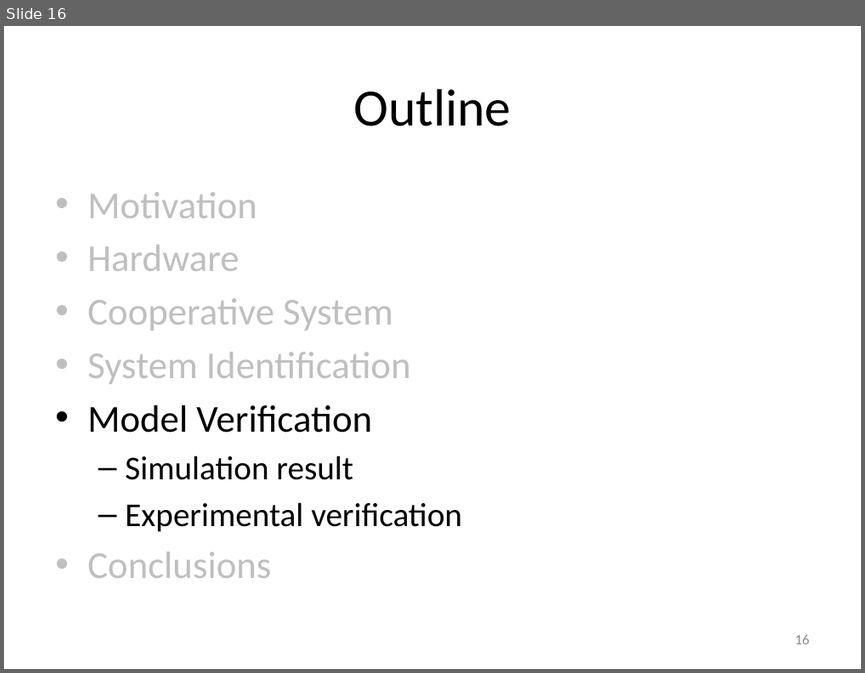
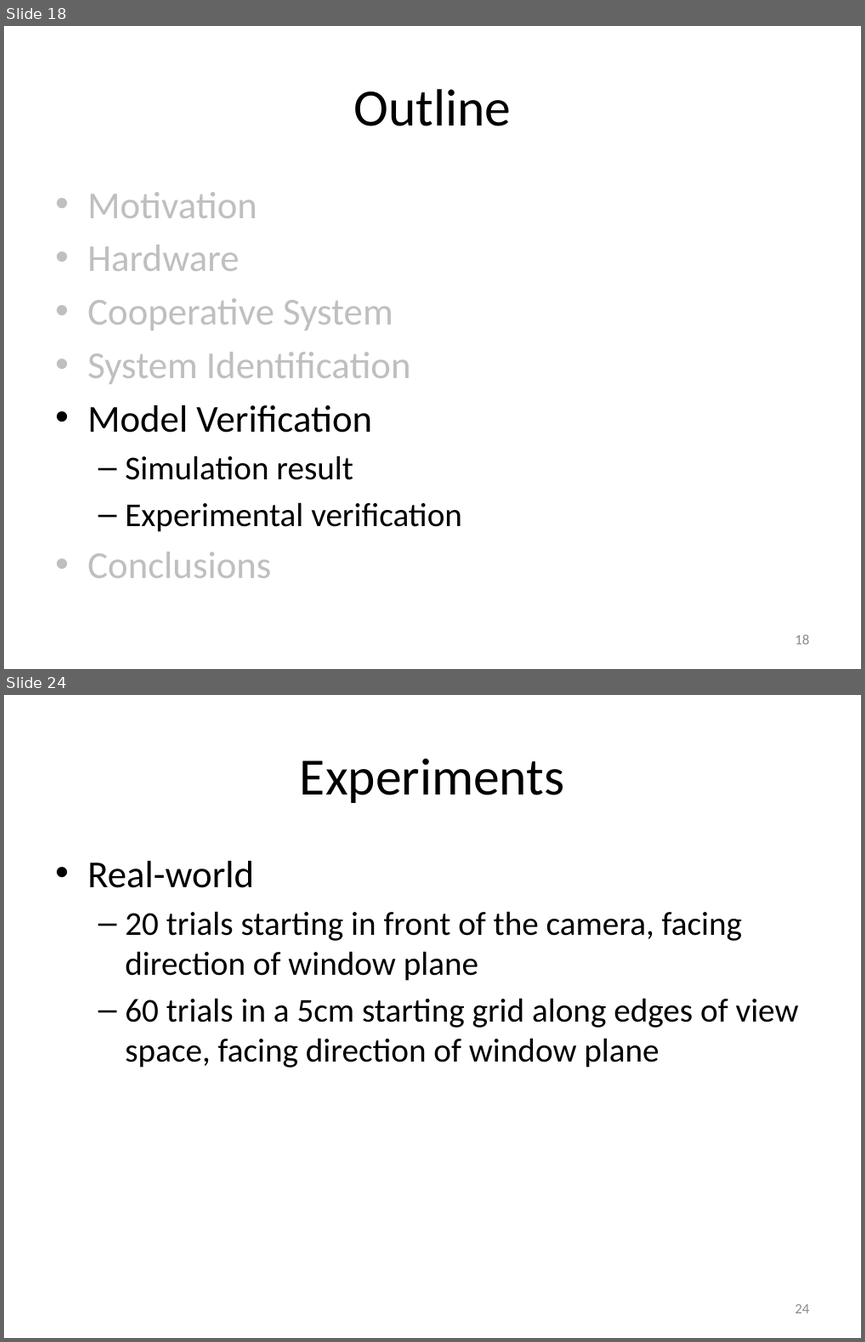
Before and after one commit to ryanjulian/manuscript-aamas2013, a slide deck: presentation/AAMAS_2013.pptx. Shown one above the other, each under a label of ours: slide 16 before the commit, slides 18 and 24 after it; the slides between them are not shown. The pictures are 865x673 and 865x1342 pixels, drawn with LibreOffice and Linux fonts; fonts in the diff are those of the drawing. Boxes give left, top, right and bottom in pixels: in the first picture for what was removed or moved away, otherwise in the second. Text is boxed around its words. In the diff, an @@ line names an element or a change of style, - is before the commit and + after.

```diff
--- a/presentation/AAMAS_2013.pptx
+++ b/presentation/AAMAS_2013.pptx
@@ slide 24 added at <box>4,695,861,1338</box>, background #FFFFFF @@
@@ title added at <box>300,758,565,803</box>, 44 pt, text #000000 @@
+Experiments
@@ text added at <box>87,861,799,1067</box>, 28 pt, text #000000 @@
+• Real-world
+  – 20 trials starting in front of the camera, facing direction of window plane
+  – 60 trials in a 5cm starting grid along edges of view space, facing direction of window plane
@@ page number added at <box>794,1304,809,1313</box>, 12 pt, text #8C8C8C @@
+24
@@ what was slide 16 is now slide 18 @@
@@ page number at <box>794,634,809,644</box>: text changed @@
-16
+18
```
Also in this commit, not shown: 9 slides changed, 7 other slides added, 3 other files.
